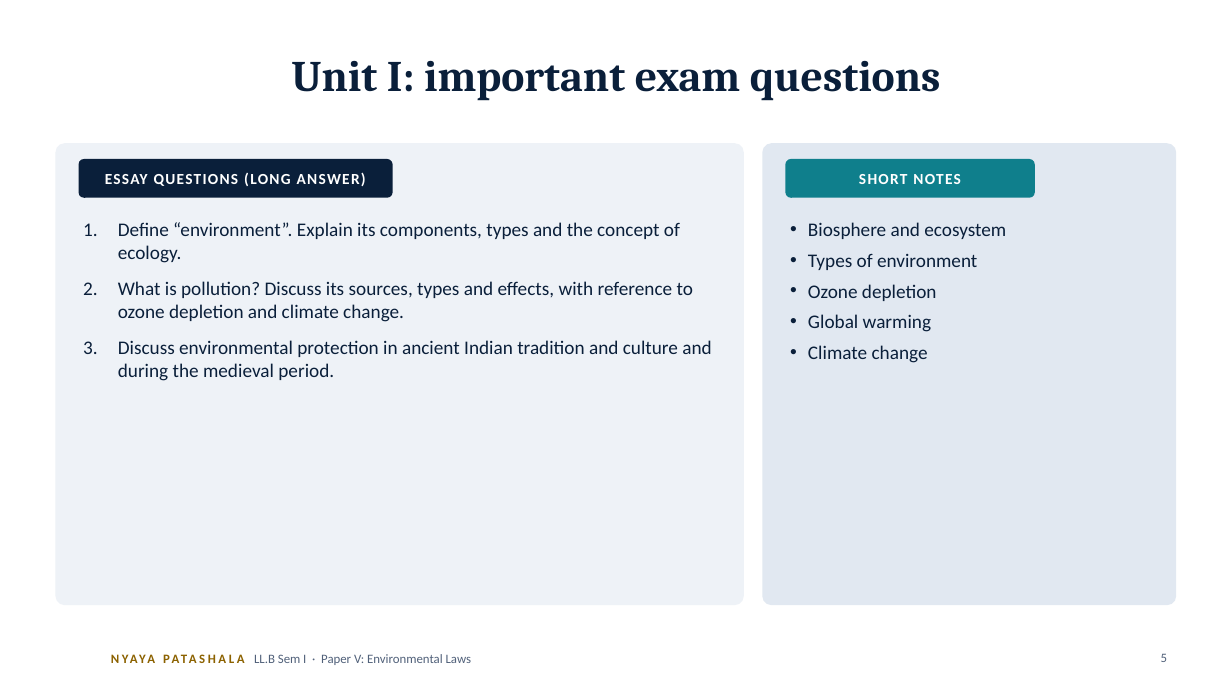
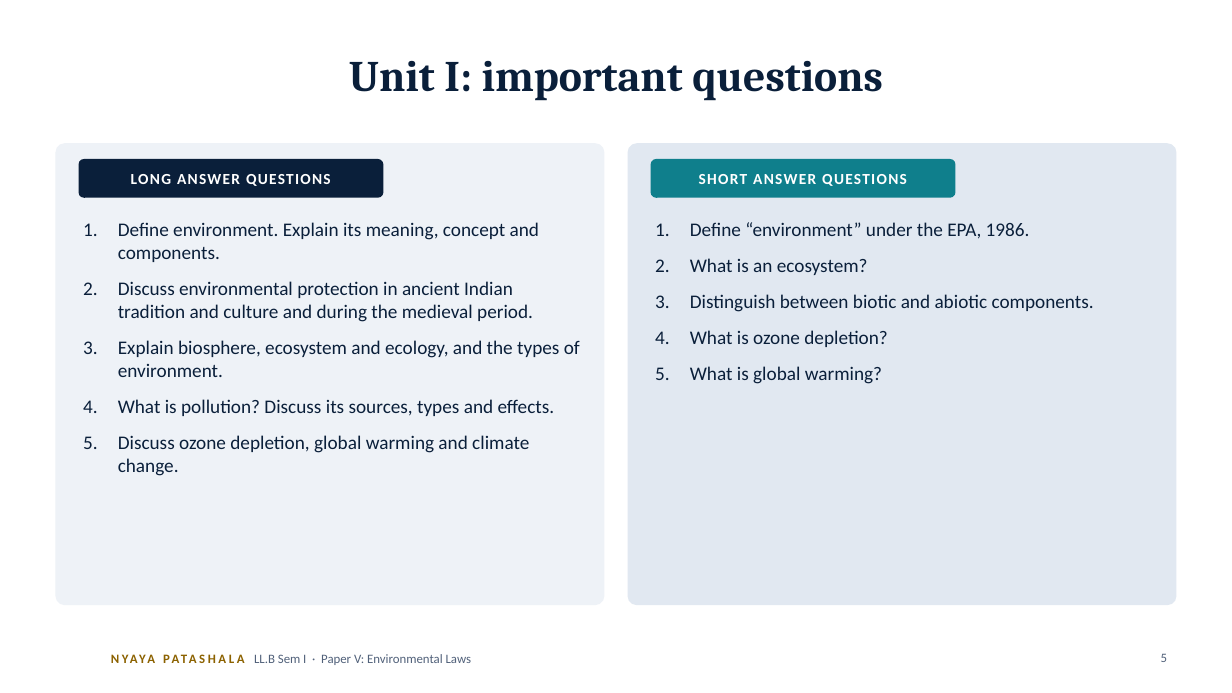
Before and after one commit to missioncivils92/current-affairs-Dasari-Mounika-, a slide deck: slide 5 of law/llb-sem1-environmental-laws/Environmental-Laws-Decoded_CLICK-animations.pptx. Drawn at 1232x693 pixels with LibreOffice and Linux fonts; fonts in the diff are those of the drawing; background and template pictures are left out. Boxes give left, top, right and bottom in pixels: in the first picture for what was removed or moved away, otherwise in the second. Text is boxed around its words. In the diff, an @@ line names an element or a change of style, - is before the commit and + after.

```diff
--- a/law/llb-sem1-environmental-laws/Environmental-Laws-Decoded_CLICK-animations.pptx
+++ b/law/llb-sem1-environmental-laws/Environmental-Laws-Decoded_CLICK-animations.pptx
@@ title at (349,61,883,101): text changed @@
-Unit I: important exam questions
+Unit I: important questions
@@ rounded rectangle: place and size @@
-rounded rectangle at (55,143,744,605)
+rounded rectangle at (55,143,604,605)
@@ rounded rectangle: place and size @@
-rounded rectangle at (762,143,1177,605)
+rounded rectangle at (628,143,1177,605)
@@ rounded rectangle at (628,143,1177,605): proportions changed @@
@@ rounded rectangle: place and size @@
-rounded rectangle at (79,159,393,198)
+rounded rectangle at (79,159,384,198)
@@ text at (131,174,331,186): text changed @@
-ESSAY QUESTIONS (LONG ANSWER)
+LONG ANSWER QUESTIONS
@@ rounded rectangle: place and size @@
-rounded rectangle at (786,159,1035,198)
+rounded rectangle at (651,159,956,198)
@@ text at (699,174,907,186): text changed @@
-SHORT NOTES
+SHORT ANSWER QUESTIONS
@@ text at (118,222,539,262): text changed @@
-1. Define “environment”. Explain its components, types and the concept of ecology.
-2. What is pollution? Discuss its sources, types and effects, with reference to ozone depletion and climate change.
+1. Define environment. Explain its meaning, concept and components.
@@ text at (690,222,1094,384): text changed @@
-• Biosphere and ecosystem
-• Types of environment
-• Ozone depletion
-• Global warming
-• Climate change
+1. Define “environment” under the EPA, 1986.
+2. What is an ecosystem?
+3. Distinguish between biotic and abiotic components.
+4. What is ozone depletion?
+5. What is global warming?
@@ text at (118,340,580,476): paragraphs added @@
+3. Explain biosphere, ecosystem and ecology, and the types of environment.
+4. What is pollution? Discuss its sources, types and effects.
+5. Discuss ozone depletion, global warming and climate change.
```
Also in this commit, not shown: 4 other slides changed, 11 slides removed, 4 other files.
